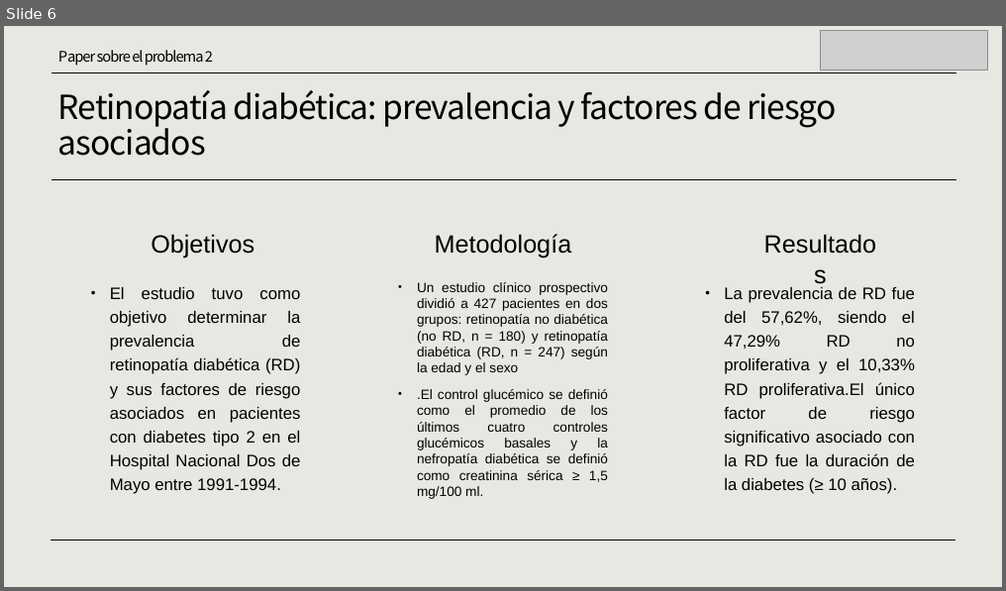
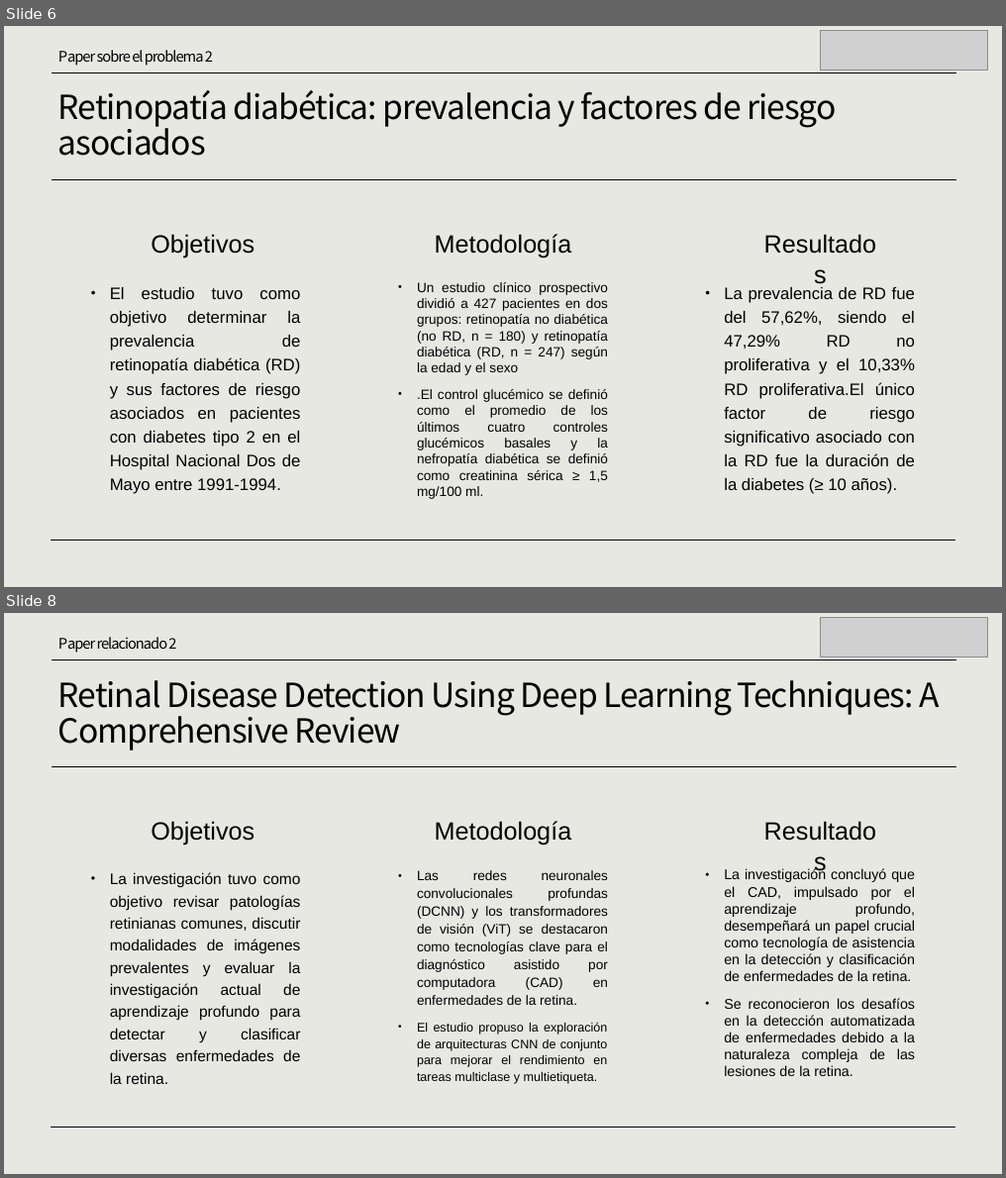
Before and after one commit to JoseArroyo2k/TesisJoseArroyo, a slide deck: TESIS AVANCES Y DOCUMENTOS RELACIONADOS/Estado del arte - ACTUALIZABLE.pptx. Shown one above the other, each under a label of ours: slide 6 before the commit, slides 6 and 8 after it; the slides between them are not shown. The pictures are 1006x591 and 1006x1178 pixels, drawn with LibreOffice and Linux fonts; fonts in the diff are those of the drawing; grey boxes stand for pictures. Boxes give left, top, right and bottom in pixels: in the first picture for what was removed or moved away, otherwise in the second. Text is boxed around its words. In the diff, an @@ line names an element or a change of style, - is before the commit and + after.

Commit message:
Mejora de matriz de consistencia

```diff
--- a/TESIS AVANCES Y DOCUMENTOS RELACIONADOS/Estado del arte - ACTUALIZABLE.pptx
+++ b/TESIS AVANCES Y DOCUMENTOS RELACIONADOS/Estado del arte - ACTUALIZABLE.pptx
@@ slide 8 added at [4,613,1002,1174], background #E8E8E2; not listed: 3 template elements that a slide beside it also shows @@
@@ text added at [58,637,176,653], 14 pt, text #000000 @@
+Paper relacionado 2
@@ picture added at [821,618,988,658] @@
@@ title added at [58,680,939,751], 32 pt, text #000000 @@
+Retinal Disease Detection Using Deep Learning Techniques: A Comprehensive Review
@@ text added at [750,812,890,850], 24 pt, text #000000 @@
+Resultados
@@ text added at [151,821,254,846], 24 pt, text #000000 @@
+Objetivos
@@ text added at [435,821,572,846], 24 pt, text #000000 @@
+Metodología
@@ text added at [110,872,301,1084], 14.8 pt, text #000000 @@
+• La investigación tuvo como objetivo revisar patologías retinianas comunes, discutir modalidades de imágenes prevalentes y evaluar la investigación actual de aprendizaje profundo para detectar y clasificar diversas enfermedades de la retina.
@@ text added at [417,870,608,1084], 12.9 pt, text #000000 @@
+• Las redes neuronales convolucionales profundas (DCNN) y los transformadores de visión (ViT) se destacaron como tecnologías clave para el diagnóstico asistido por computadora (CAD) en enfermedades de la retina.
+• El estudio propuso la exploración de arquitecturas CNN de conjunto para mejorar el rendimiento en tareas multiclase y multietiqueta.
@@ text added at [724,868,916,1076], 13.6 pt, text #000000 @@
+• La investigación concluyó que el CAD, impulsado por el aprendizaje profundo, desempeñará un papel crucial como tecnología de asistencia en la detección y clasificación de enfermedades de la retina.
+• Se reconocieron los desafíos en la detección automatizada de enfermedades debido a la naturaleza compleja de las lesiones de la retina.
```
Also in this commit, not shown: 1 other slide added, 3 other files.
